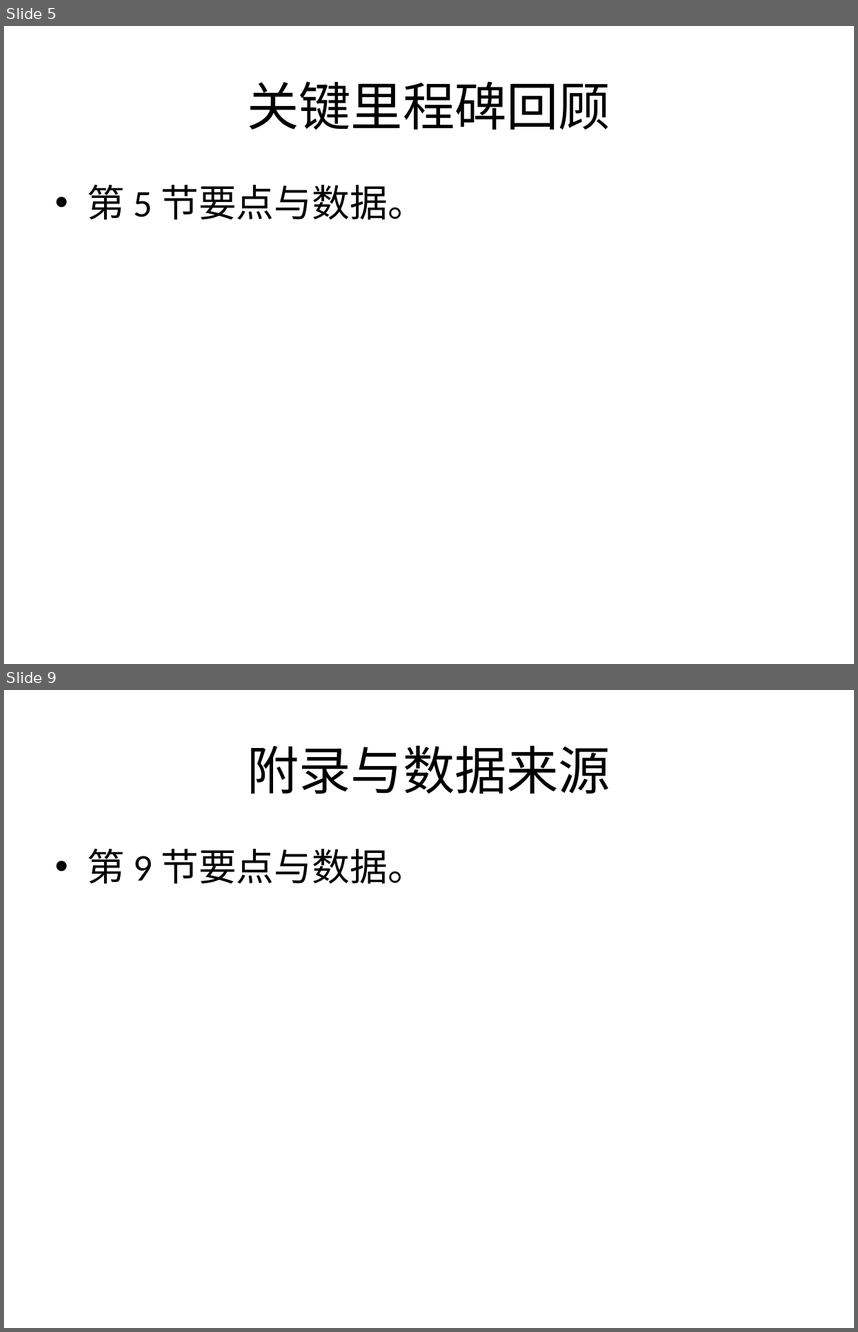
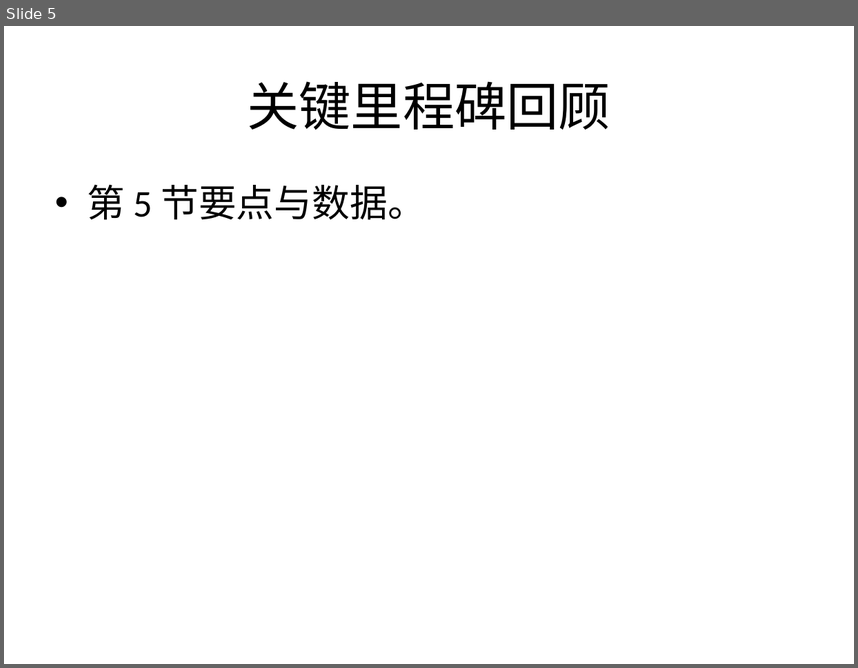
Before and after one commit to slamfinger/SimiGo, a slide deck: docs/experiments/V17_RUNTIME_MATRIX/office_out/docs/project_review.pptx. Shown one above the other, each under a label of ours: slides 5 and 9 before the commit, slide 5 after it; the slides between them are not shown. The pictures are 858x1332 and 858x668 pixels, drawn with LibreOffice and Linux fonts; fonts in the diff are those of the drawing. Boxes give left, top, right and bottom in pixels: in the first picture for what was removed or moved away, otherwise in the second. Text is boxed around its words. In the diff, an @@ line names an element or a change of style, - is before the commit and + after.

```diff
--- a/docs/experiments/V17_RUNTIME_MATRIX/office_out/docs/project_review.pptx
+++ b/docs/experiments/V17_RUNTIME_MATRIX/office_out/docs/project_review.pptx
@@ slide 9 removed at [4, 690, 854, 1328], background #FFFFFF @@
@@ title removed at [247, 745, 611, 794] @@
-附录与数据来源
@@ text removed at [87, 849, 425, 884] @@
-• 第 9 节要点与数据。
```
Also in this commit, not shown: 1 slide changed, 3 other slides removed, 13 other files.
